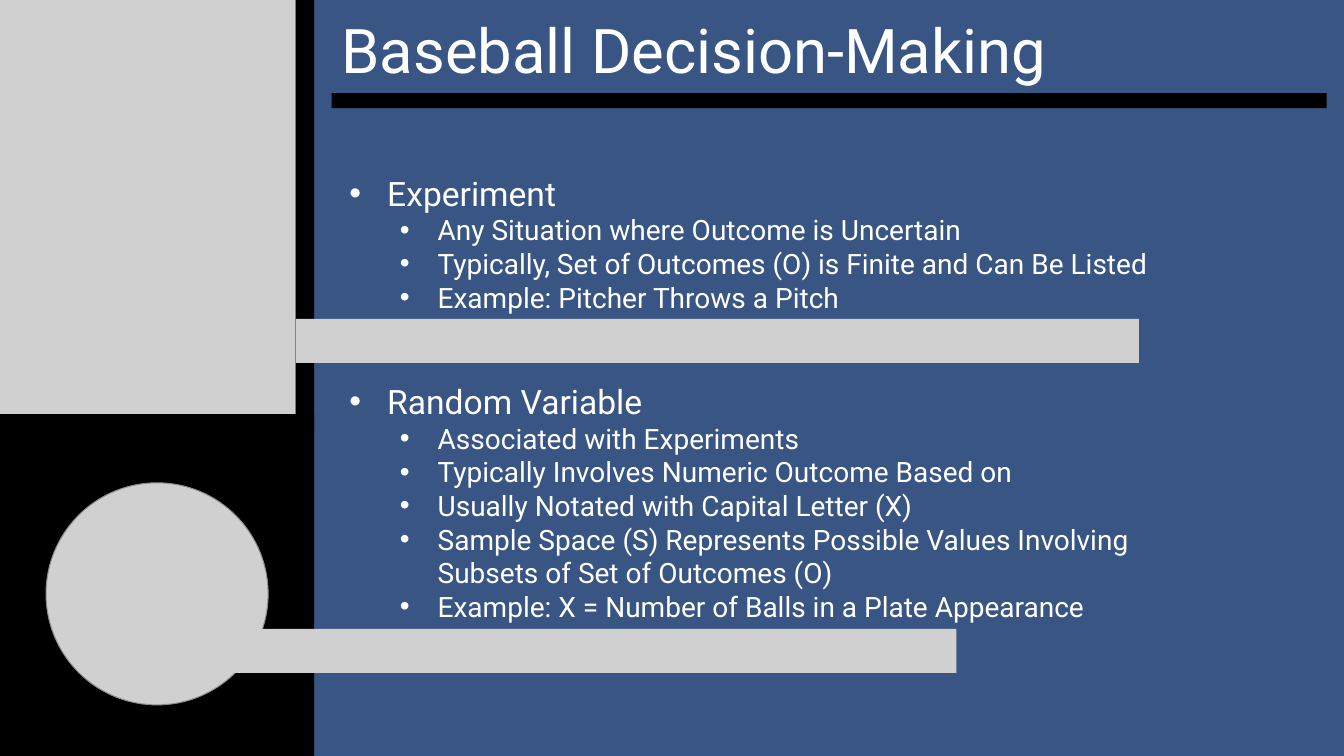
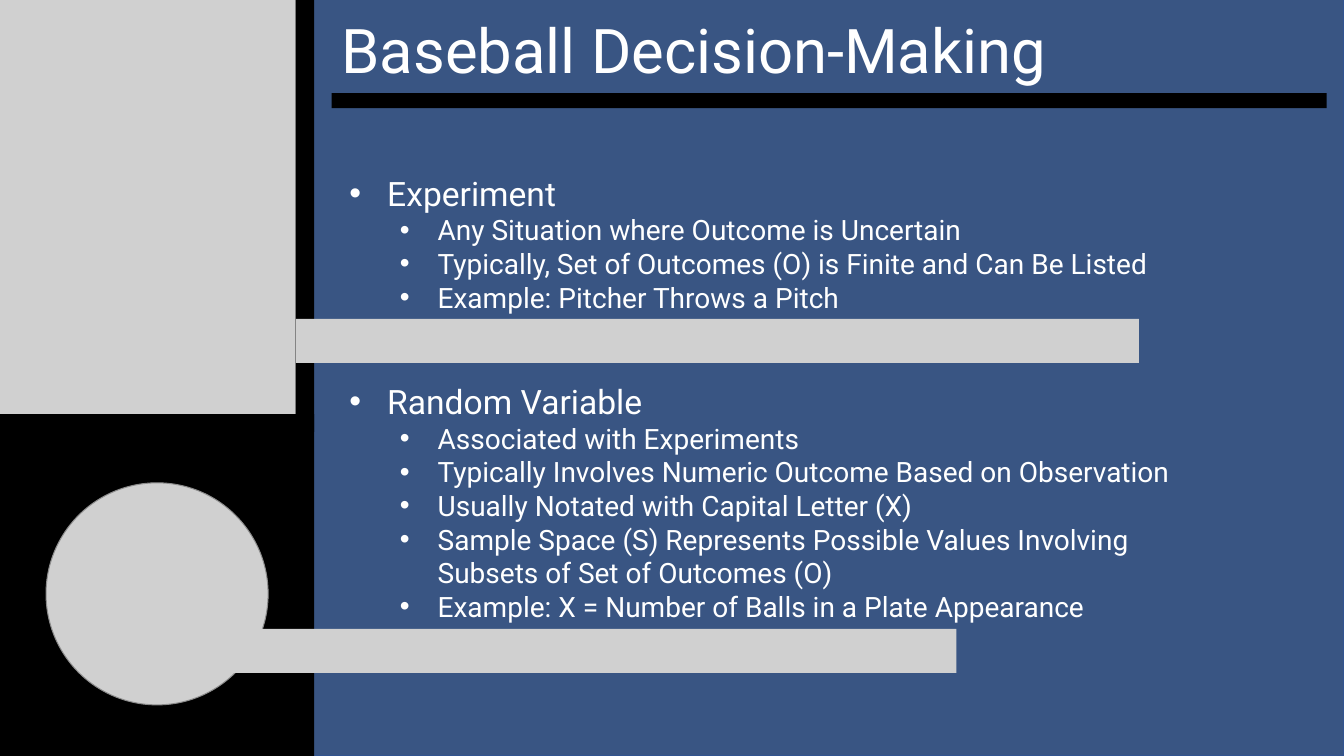
Before and after one commit to SuperMarioGiacomazzo/STOR538_WEBSITE, a slide deck: slide 5 of Slides/Baseball 5/Baseball_5_Lecture.pptx. Drawn at 1344x756 pixels with LibreOffice and Linux fonts; fonts in the diff are those of the drawing; grey boxes stand for pictures. Boxes give left, top, right and bottom in pixels: in the first picture for what was removed or moved away, otherwise in the second. Text is boxed around its words. In the diff, an @@ line names an element or a change of style, - is before the commit and + after.

```diff
--- a/Slides/Baseball 5/Baseball_5_Lecture.pptx
+++ b/Slides/Baseball 5/Baseball_5_Lecture.pptx
@@ text at bbox=[438, 461, 1169, 488]: text changed @@
-  • Typically Involves Numeric Outcome Based on
+  • Typically Involves Numeric Outcome Based on Observation
```
Also in this commit, not shown: 1 other slide changed, 1 other file.
